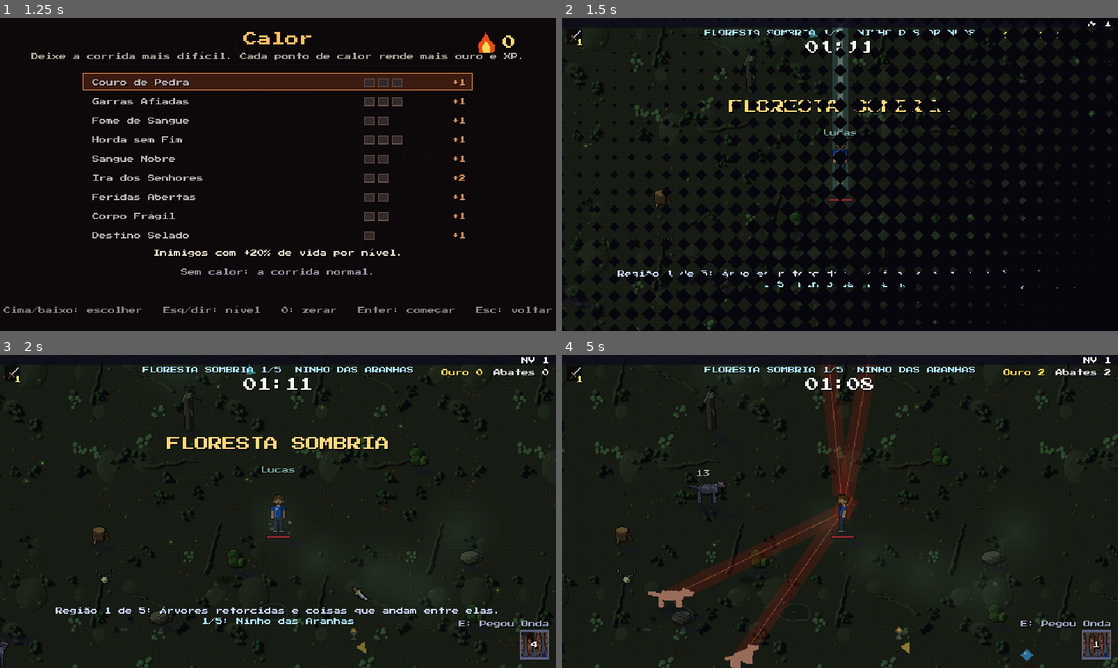
Above: before the commit, frames 1-4 (two rows, left to right).
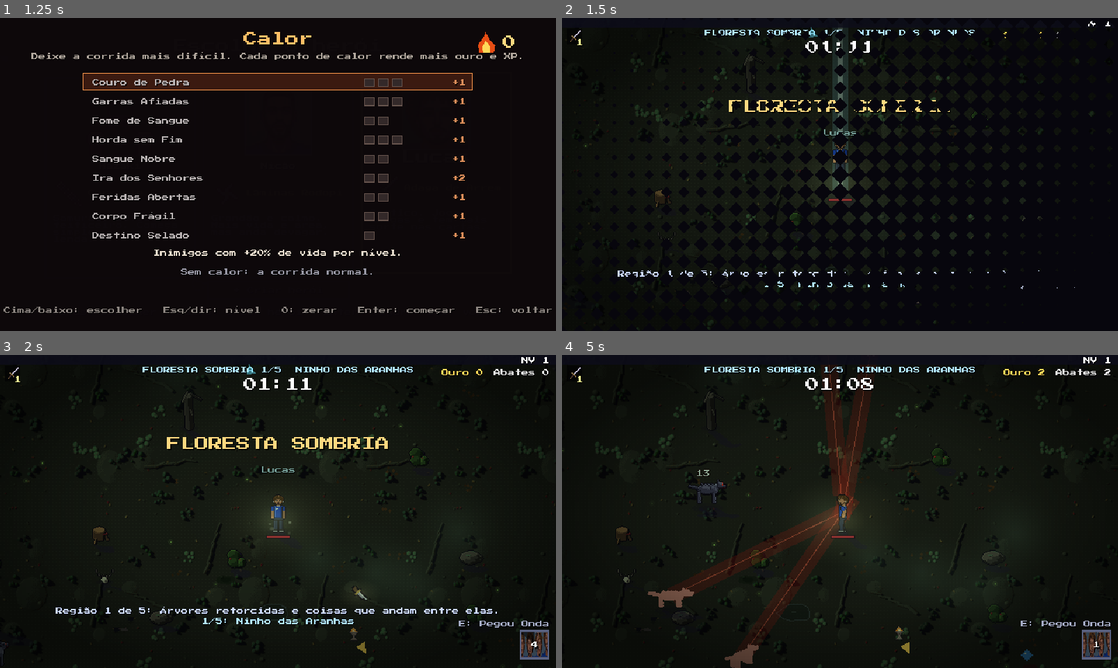
Above: after the commit, the same moments.

Repository: brenoalmeidatec/KIKIU-Survival
Game: Godot game, scene res://main.tscn
Same seed, same stepped clock (60 frames per second), same inputs: the game is played once before the commit and once after it.
Inputs (mouse positions are in pixels of both pictures, inside the frame that each line leads up to):
- Up to frame 1 (1.25 s): tap Enter (confirmar) at 0.5 s; move the mouse to (400, 158) at 0.52 s; hold D (direita) from 0.53 s (still down); tap B (banir) at 0.6 s; click (400, 158) at 0.67 s; tap X (pular) at 0.77 s
- Up to frame 2 (1.5 s): release D (direita) at 1.25 s; tap Enter (confirmar) at 1.25 s; drag from (728, 190) to (812, 237) at 1.27 s
- Up to frame 3 (2 s): no input
- Up to frame 4 (5 s): move the mouse to (895, 442) at 2.02 s; hold D (direita) 2.03-2.75 s; hold Space (dash) 2.03-2.75 s; click (895, 442) at 2.17 s; drag from (812, 574) to (673, 464) at 2.77 s; move the mouse to (1006, 558) at 3.52 s; hold A (esquerda) 3.53-4.25 s; hold V (falar) 3.53-4.25 s; click (1006, 558) at 3.67 s; tap X (pular) at 3.77 s; drag from (673, 464) to (756, 433) at 4.27 s

Frame 1 is identical in both runs. In frame 2, 0.3% of the frame differs, in the area x 0-99%, y 3-100%; in frame 3, 0.8%; in frame 4, 1.4%, in the area x 0-100%, y 3-100%.

Commit message:
Luz estilo Dimraeth: halos aditivos, luz do herói, vinheta e sangue que fica
- efeitos.luz(): halos por quadro (um degradê radial só, teto de 96, fora da tela nem entra).
  Acendem o chão: o herói (mais forte quanto mais escuro o andar), os projéteis dele
  (cor da arma), os tiros dos inimigos (vermelho), os impactos e a cabeça da meia-lua.
- Vinheta numa camada entre o mundo e o HUD, com opção em Gráfico (ligada por padrão).
- Manchas de sangue duram 9 s (eram 4) e o teto foi de 24 para 60 (mortes.json).

Co-Authored-By: Claude Opus 5.5 <noreply@anthropic.com>

Diff:
--- a/jogos/hordas/projeto/dados/mortes.json
+++ b/jogos/hordas/projeto/dados/mortes.json
@@ -1,6 +1,6 @@
 {
  "_ajuda": "Mortes violentas (#32): o efeito depende do que deu o golpe final. causa_por_arma: id da arma -> causa (fog …(754 unchanged characters)…
- "teto": {"mortes": 16, "particulas": 400, "simples": 32, "manchas": 24},
+ "teto": {"mortes": 16, "particulas": 400, "simples": 32, "manchas": 60, "vida_mancha": 9.0},
  "tela": {"x": 360, "y": 210},
  "causa_por_arma": {
   "katana": "corte",
--- a/jogos/hordas/projeto/scripts/hordas/arena.gd
+++ b/jogos/hordas/projeto/scripts/hordas/arena.gd
@@ -208,6 +208,7 @@
 	entradas = Entradas.new()
 	entradas.arena = self
 	add_child(entradas)
+	add_child(preload("res://scripts/hordas/vinheta.gd").new())
 	escuridao = Escuridao.new()   # fase de horror: só liga quando a fase tem "escuro" em corrida.json
 	escuridao.arena = self
 	add_child(escuridao)
@@ -306,6 +307,7 @@
 	var t3 := Time.get_ticks_usec()
 	coleta.atualizar(dt)
 	efeitos.atualizar(dt)
+	_luzes_quadro()
 	mortes.atualizar(dt)
 	chao.atualizar(dt)
 	hud.atualizar(dt)
@@ -348,6 +350,27 @@
 	if crit and Time.get_ticks_msec() >= _hitstop_crit_ate:
 		_hitstop_crit_ate = Time.get_ticks_msec() + int(Jogador.HITSTOP_CRIT_ESPERA * 1000.0)
 		hitstop(Jogador.HITSTOP_CRIT)
+
+
+## Luz do quadro (estilo Dimraeth: o que brilha acende o chão em volta). Halos aditivos baratos no efeitos.gd, sem Light2D:
+## o herói leva uma luz quente (mais forte quanto mais escuro o andar), os projéteis dele a cor da arma e os tiros
+## dos inimigos um vermelho que ajuda a ver o perigo no escuro.
+const LUZ_HEROI := Color(1.0, 0.82, 0.55)
+const LUZ_TIRO := Color(1.0, 0.25, 0.15, 0.45)
+var _cor_luz_arma := {}
+
+func _luzes_quadro() -> void:
+	if jogador and jogador.visible:
+		var amb: float = chao._ambiente.color.v if chao and "_ambiente" in chao else 1.0
+		efeitos.luz(jogador.centro() + Vector2(0, 10), 78.0, Color(LUZ_HEROI, clampf(0.06 + (1.0 - amb) * 0.5, 0.06, 0.3)))
+	if armas:
+		for p in armas.projeteis:
+			if not _cor_luz_arma.has(p.arma):
+				_cor_luz_arma[p.arma] = Color(armas.cor_de(Dados.item(str(p.arma)), Color(1.0, 0.85, 0.6)), 0.3)
+			efeitos.luz(p.pos, 26.0, _cor_luz_arma[p.arma])
+	if inimigos:
+		for t in inimigos.tiros:
+			efeitos.luz(t.pos, 22.0, LUZ_TIRO)
 
 
 func _tem_impacto(arma: String) -> bool:
--- a/jogos/hordas/projeto/scripts/hordas/config.gd
+++ b/jogos/hordas/projeto/scripts/hordas/config.gd
@@ -16,6 +16,7 @@
 	{"chave": "texto_hud", "grupo": "Acessibilidade", "nome": "Texto do HUD", "valores": ["normal", "grande"], "rotulos": ["Normal", "Grande"], "padrao": "normal"},
 	{"chave": "daltonico", "grupo": "Acessibilidade", "nome": "Modo daltônico", "valores": [false, true], "rotulos": ["Não", "Paleta segura"], "padrao": false},
 	{"chave": "tela_cheia", "grupo": "Gráfico", "nome": "Tela cheia (F11)", "valores": [false, true], "formato": "sim_nao", "padrao": false},
+	{"chave": "vinheta", "grupo": "Gráfico", "nome": "Vinheta (bordas escuras)", "valores": [false, true], "formato": "sim_nao", "padrao": true},
 	{"chave": "vsync", "grupo": "Gráfico", "nome": "V-Sync", "valores": [false, true], "formato": "sim_nao", "padrao": true},
 	{"chave": "fps_max", "grupo": "Gráfico", "nome": "Limite de FPS", "valores": [30, 60, 120, 144, 0], "rotulos": ["30", "60", "120", "144", "Sem limite"], "padrao": 0},
 	{"chave": "mostrar_fps", "grupo": "Gráfico", "nome": "Mostrar FPS", "valores": [false, true], "formato": "sim_nao", "padrao": false},
--- a/jogos/hordas/projeto/scripts/hordas/efeitos.gd
+++ b/jogos/hordas/projeto/scripts/hordas/efeitos.gd
@@ -27,6 +27,10 @@
 var cortes: Array = []       # {pos, ang, arco, raio, larg, cor, t, dur, lado}
 var impactos: Array = []     # {pos, cor, t, raios[], tam}
 var faiscas: Array = []      # {pos, vel, t, cor}
+var luzes: Array = []        # halos deste quadro {pos, raio, cor}: quem ilumina chama luz() todo quadro; some depois do desenho
+const MAX_LUZES := 96
+static var _tex_luz: Texture2D   # um degradê radial só, pra todo halo (um draw_texture_rect por luz)
+var _vis := Rect2()              # a tela em coordenadas do mundo, do último atualizar (luz fora dela nem entra)
 var _brilho := Node2D.new()  # filho aditivo, desenhado ATRÁS dos números (show_behind_parent)
 var _impactos_quadro := 0
 
@@ -38,6 +42,25 @@
 	_brilho.show_behind_parent = true
 	_brilho.draw.connect(_draw_brilho)
 	add_child(_brilho)
+	if _tex_luz == null:
+		var g := Gradient.new()
+		g.offsets = PackedFloat32Array([0.0, 0.35, 1.0])
+		g.colors = PackedColorArray([Color(1, 1, 1, 1), Color(1, 1, 1, 0.35), Color(1, 1, 1, 0)])
+		var t := GradientTexture2D.new()
+		t.gradient = g
+		t.fill = GradientTexture2D.FILL_RADIAL
+		t.fill_from = Vector2(0.5, 0.5)
+		t.fill_to = Vector2(1.0, 0.5)
+		t.width = 64
+		t.height = 64
+		_tex_luz = t
+
+
+## Halo de luz neste quadro (mistura aditiva, achatado no chão). `cor.a` = força. Chame todo quadro enquanto brilhar.
+func luz(pos: Vector2, raio: float, cor: Color) -> void:
+	if luzes.size() >= MAX_LUZES or (_vis.has_area() and not _vis.grow(raio).has_point(pos)):
+		return
+	luzes.append([pos, raio, cor])
 
 
 ## Meia-lua de corte: a lâmina varre de um lado ao outro do arco e o rabo vem comendo atrás (não some por igual).
@@ -149,6 +172,8 @@
 		if p.t <= 0:
 			particulas.erase(p)
 	_impactos_quadro = 0
+	if is_inside_tree():
+		_vis = get_canvas_transform().affine_inverse() * get_viewport_rect()
 	for i in range(cortes.size() - 1, -1, -1):
 		cortes[i].t += dt
 		if cortes[i].t >= cortes[i].dur:
@@ -198,8 +223,21 @@
 
 func _draw_brilho() -> void:
 	var b := _brilho
+	for l in luzes:   # halos primeiro: ficam por baixo dos golpes
+		var r: float = l[1]
+		b.draw_texture_rect(_tex_luz, Rect2(l[0] - Vector2(r, r * 0.7), Vector2(r * 2.0, r * 1.4)), false, l[2])
+	luzes.clear()
+	for im in impactos:   # o acerto acende o chão um instante
+		var ui: float = im.t / IMPACTO_VIDA
+		var ri: float = im.tam * 2.2
+		b.draw_texture_rect(_tex_luz, Rect2(im.pos - Vector2(ri, ri * 0.7), Vector2(ri * 2.0, ri * 1.4)), false, Color(im.cor, 0.35 * (1.0 - ui)))
 	for c in cortes:
 		_pintar_corte(b, c)
+		var uc: float = c.t / c.dur   # a cabeça da lâmina acende o chão por onde passa
+		var cab := 1.0 - pow(1.0 - minf(1.0, uc / 0.45), 3.0)
+		var hp: Vector2 = c.pos + Vector2.from_angle(c.ang - c.lado * c.arco * 0.5 + c.lado * c.arco * cab) * float(c.raio) * Vector2(0.8, CORTE_ACHATA * 0.8)
+		var rc: float = c.raio * 0.9
+		b.draw_texture_rect(_tex_luz, Rect2(hp - Vector2(rc, rc * 0.7), Vector2(rc * 2.0, rc * 1.4)), false, Color(c.cor, 0.3 * (1.0 - uc)))
 	for im in impactos:
 		var u: float = im.t / IMPACTO_VIDA
 		var cresce := 1.0 - pow(1.0 - minf(1.0, u / 0.35), 3.0)   # estoura rápido
--- a/jogos/hordas/projeto/scripts/hordas/mortes.gd
+++ b/jogos/hordas/projeto/scripts/hordas/mortes.gd
@@ -18,6 +18,8 @@
 var ativas: Array = []        # registros (veja `registro`) dos efeitos grandes em andamento
 var simples: Array = []       # mortes simples em andamento
 var manchas: Array = []       # sangue e cinza no chão: {pos, t, r, cor}
+## s que a mancha fica no chão (mortes.json > teto > vida_mancha); o Dimraeth deixa a luta marcada no chão por um tempo
+var _vida_mancha: float = float(Dados.json("mortes").get("teto", {}).get("vida_mancha", 4.0))
 var part_usadas := 0          # soma de `part` das ativas (teto de partículas)
 var ult_efeito := ""          # o último efeito escolhido (o teste lê)
 var contagem := {}            # efeito -> quantas vezes foi escolhido (o teste lê)
@@ -168,7 +170,7 @@
 	i = manchas.size() - 1
 	while i >= 0:
 		manchas[i].t += dt
-		if manchas[i].t > 4.0:
+		if manchas[i].t > _vida_mancha:
 			manchas.remove_at(i)
 		i -= 1
 	queue_redraw()
@@ -187,7 +189,7 @@
 		if m.t < 0.0:
 			continue
 		var k := clampf(m.t / 0.4, 0.0, 1.0)
-		var a := 0.62 * (1.0 - smoothstep(2.4, 4.0, m.t))
+		var a := 0.62 * (1.0 - smoothstep(_vida_mancha * 0.6, _vida_mancha, m.t))
 		draw_set_transform(m.pos, 0.0, Vector2(1.0, 0.36))
 		draw_circle(Vector2.ZERO, float(m.r) * (0.4 + 0.6 * k), Color(m.cor.r, m.cor.g, m.cor.b, a))
 	draw_set_transform(Vector2.ZERO, 0.0, Vector2.ONE)
--- /dev/null
+++ b/jogos/hordas/projeto/scripts/hordas/vinheta.gd
@@ -0,0 +1,31 @@
+extends CanvasLayer
+## Vinheta (estilo Dimraeth): as bordas da tela escurecem e o olho vai pro meio, onde está o herói.
+## Entre o mundo e o HUD (acima da escuridão do horror, layer 1; abaixo do HUD, layer 5). Opções > Gráfico > "Vinheta".
+
+const FORCA := 0.55   # opacidade do preto nos cantos
+
+var _rect := TextureRect.new()
+
+
+func _ready() -> void:
+	layer = 2
+	var g := Gradient.new()
+	g.offsets = PackedFloat32Array([0.0, 0.55, 1.0])
+	g.colors = PackedColorArray([Color(0, 0, 0, 0), Color(0, 0, 0, 0.12), Color(0, 0, 0, FORCA)])
+	var t := GradientTexture2D.new()
+	t.gradient = g
+	t.fill = GradientTexture2D.FILL_RADIAL
+	t.fill_from = Vector2(0.5, 0.5)
+	t.fill_to = Vector2(1.05, 0.5)   # passa um pouco da borda: o meio da tela fica limpo
+	t.width = 128
+	t.height = 128
+	_rect.texture = t
+	_rect.expand_mode = TextureRect.EXPAND_IGNORE_SIZE
+	_rect.stretch_mode = TextureRect.STRETCH_SCALE
+	_rect.mouse_filter = Control.MOUSE_FILTER_IGNORE
+	_rect.set_anchors_preset(Control.PRESET_FULL_RECT)
+	add_child(_rect)
+
+
+func _process(_dt: float) -> void:
+	visible = bool(Config.v("vinheta"))
Not shown, added: jogos/hordas/projeto/scripts/hordas/vinheta.gd.uid
